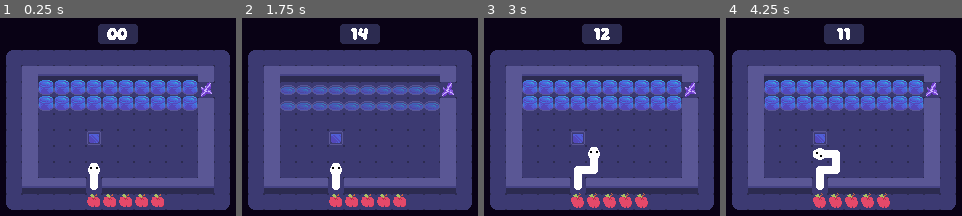
Above: before the commit, frames 1-4 (left to right).
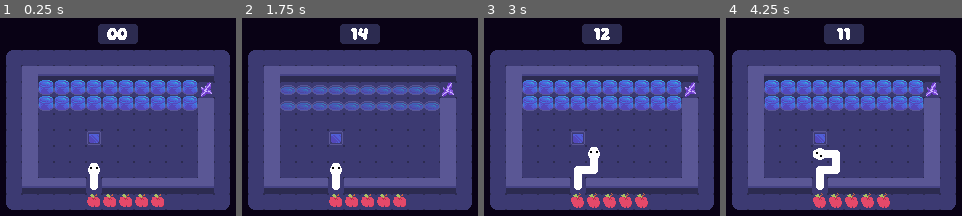
Above: after the commit, the same moments.

Repository: Evelyn-is-eepy/12dt-1---ouroborus
Game: Godot game, scene res://Scenes/Levels/level_4.tscn
Two runs of this game, one before a commit and one after it. Both use one fixed random seed, a clock stepped at 60 frames per second and the inputs below. This scene is started directly instead of the project's main scene.
Inputs:
- Up to frame 1 (0.25 s): no input
- Up to frame 2 (1.75 s): tap Enter (ui_accept) at 0.5, 0.77, 1.52 s; hold D (move_right) 0.53-1.28 s; tap R (restart) at 1.25 s; hold S (move_down) from 1.28 s (still down)
- Up to frame 3 (3 s): tap Enter (ui_accept) at 2 s; release S (move_down) at 2.03 s; hold D (move_right) 2.03-2.78 s; hold W (move_up) from 2.78 s (still down)
- Up to frame 4 (4.25 s): tap Enter (ui_accept) at 3.02, 3.77 s; tap X (reset save) at 3.5 s; release W (move_up) at 3.53 s; hold A (move_left) from 3.53 s (still down)

The runs differ from the first frame. In frame 1, 0.2% of the frame differs, in the area x 83-91%, y 29-33%; in frame 2, 0.2%; in frame 3, 0.2%; in frame 4, 0.2%.

Commit message:
implemented sound effects

Diff:
--- a/Scenes/Levels/level_4.tscn
+++ b/Scenes/Levels/level_4.tscn
@@ -375,7 +375,7 @@
 tile_set = ExtResource("7_3osng")
 
 [node name="TerrainLayer" type="TileMapLayer" parent="." unique_id=887265732 groups=["terrain_and_hazards", "terrain_plus_hazards"]]
-tile_map_data = PackedByteArray("AAABAAgAAAAAAAEAAAABAAcAAAA …(235 unchanged characters)… EAAAAAAAEAAAALAAEAAAAAAAEAAAAMAAEAAAAAAAAAAAAMAAMAAAAAAAAAAAAMAAQAAAAAAAAAAAAMAAU …(207 unchanged characters)…
+tile_map_data = PackedByteArray("AAABAAgAAAAAAAEAAAABAAcAAAA …(235 unchanged characters)… EAAAAAAAEAAAALAAEAAAAAAAEAAAAMAAEAAAAAAAEAAAAMAAMAAAAAAAAAAAAMAAQAAAAAAAAAAAAMAAU …(207 unchanged characters)…
 tile_set = SubResource("TileSet_81xng")
 
 [node name="BackgroundLayer" type="TileMapLayer" parent="." unique_id=1825455332]
--- a/Scripts/global.gd
+++ b/Scripts/global.gd
@@ -12,6 +12,9 @@
 var transition_material: Material
 var transition_duration: float = 0.5
 var trans_type = Tween.TRANS_LINEAR
+var sound_paths: Dictionary = {
+	"test_die": "res://Assets/Audio/die copy.ogg"
+}
 
 # Called when the node enters the scene tree for the first time.
 func _ready() -> void:
@@ -54,3 +57,14 @@
 	transition_tween.tween_property(transition_material, "shader_parameter/progress", 0.0, transition_duration / 2).set_trans(trans_type)
 	transition_tween.tween_callback(print.bind("transition finished")) # Debug
 	transition_tween.tween_callback(transition_layer.set.bind("visible", false))
+
+func play_sound_effect(sound_name: String):
+	if sound_paths.has(sound_name):
+		var player = AudioStreamPlayer.new()
+		player.stream = AudioStreamOggVorbis.load_from_file(sound_paths[sound_name])
+		add_child(player)
+		player.play()
+		await player.finished
+		player.queue_free()
+	else:
+		print("cannot play: no such sound '" + sound_name + "'")
--- a/Scripts/head.gd
+++ b/Scripts/head.gd
@@ -170,6 +170,7 @@
 					pass # Crown code to go here.
 				elif consumable.is_in_group('apple'):
 					# Increase body max length
+					Global.play_sound_effect("test_die")
 					max_body_length += apple_length_bonus
 				elif consumable.is_in_group('crystal'):
 					# Code to swap around the tail and head
--- /dev/null
+++ b/default_bus_layout.tres
@@ -0,0 +1,4 @@
+[gd_resource type="AudioBusLayout" format=3 uid="uid://bu073kjxhu354"]
+
+[resource]
+bus/0/volume_db = -0.032730103
Not shown, added: Assets/Audio/die copy.ogg.import
Not shown, changed: .DS_Store
Not shown, changed: Assets/.DS_Store
Not shown, removed: Assets/.spawn tiles.png-autosave.kra
Not shown, added: Assets/Audio/die copy.ogg
Not shown, changed: Assets/spawn tiles.png~
